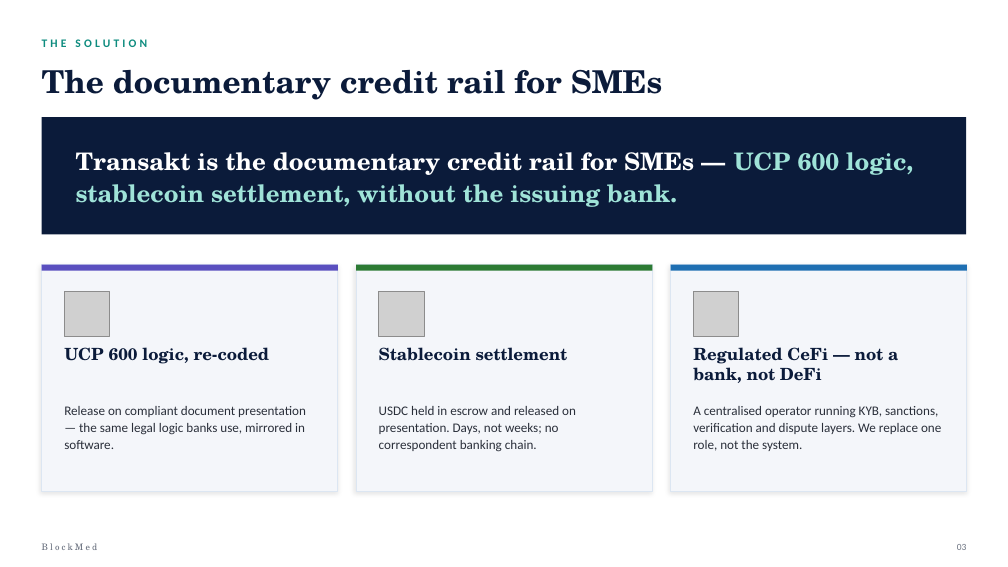
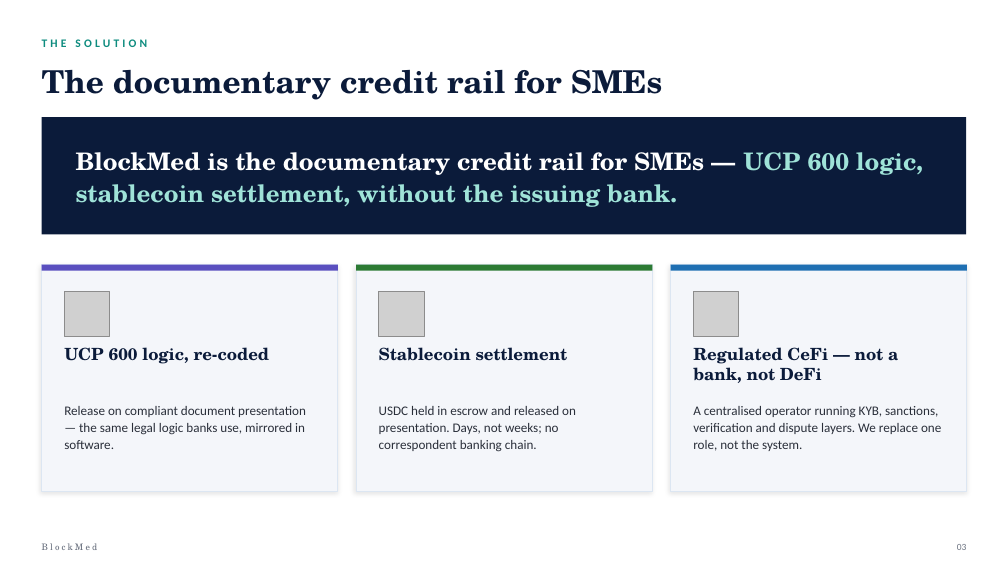
Before and after one commit to nchengg/BlockMed, a slide deck: slide 3 of proposal/PitchDeck5-29.pptx. Drawn at 1008x567 pixels with LibreOffice and Linux fonts; fonts in the diff are those of the drawing; grey boxes stand for pictures. Boxes give left, top, right and bottom in pixels: in the first picture for what was removed or moved away, otherwise in the second. Text is boxed around its words. In the diff, an @@ line names an element or a change of style, - is before the commit and + after.

```diff
--- a/proposal/PitchDeck5-29.pptx
+++ b/proposal/PitchDeck5-29.pptx
@@ text at (76, 152, 923, 207): text changed @@
-Transakt is the documentary credit rail for SMEs — UCP 600 logic, stablecoin settlement, without the issuing bank.
+BlockMed is the documentary credit rail for SMEs — UCP 600 logic, stablecoin settlement, without the issuing bank.
```
Also in this commit, not shown: 4 other files.
